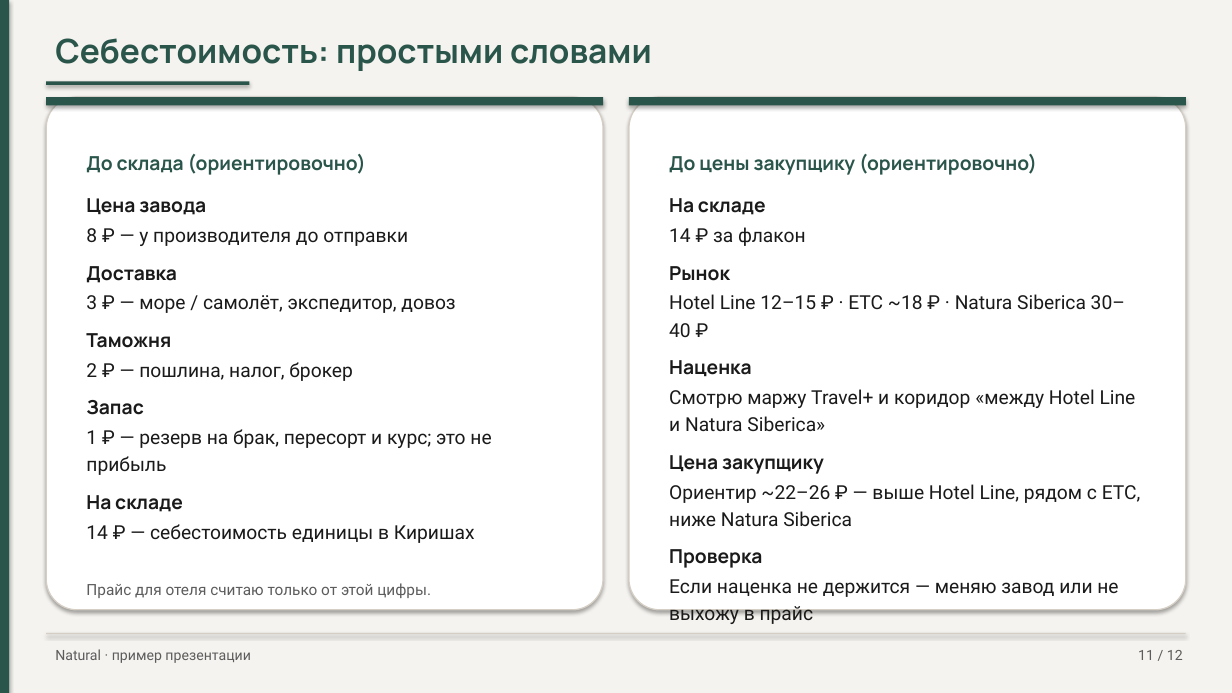
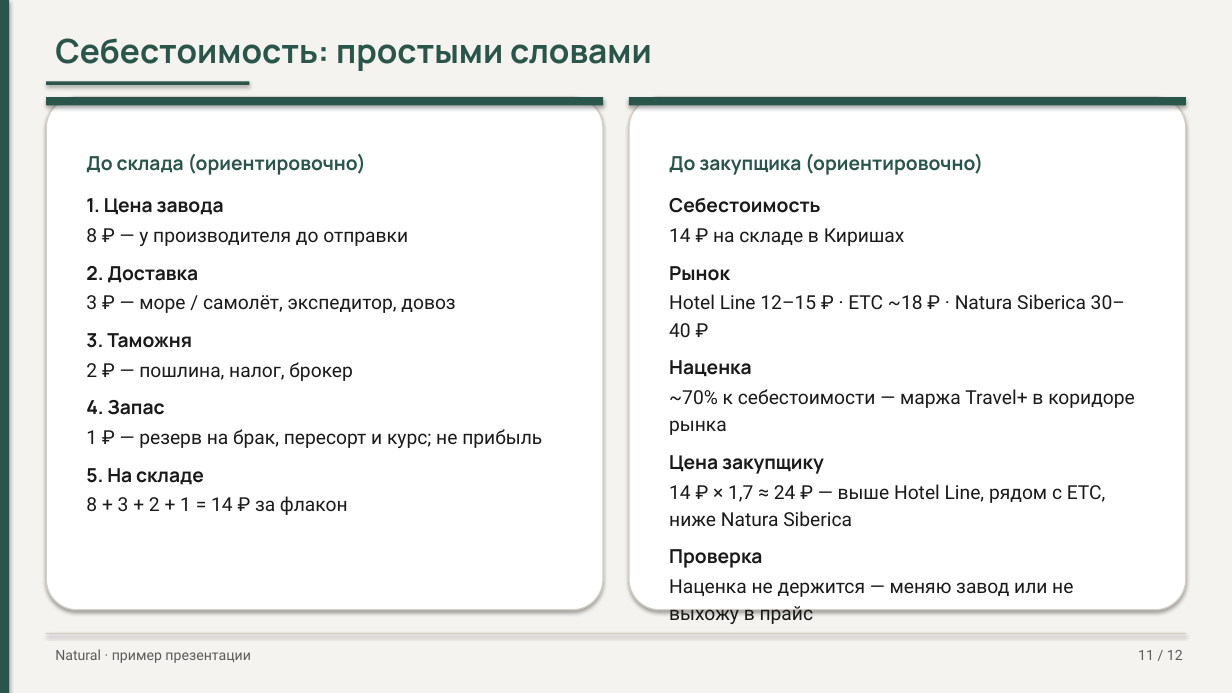
Before and after one commit to pagasbot-coder/Banya-Digital, a slide deck: slide 11 of knowledge-base/presentation-travelplus-interview.pptx. Drawn at 1232x693 pixels with LibreOffice and Linux fonts; fonts in the diff are those of the drawing. Boxes give left, top, right and bottom in pixels: in the first picture for what was removed or moved away, otherwise in the second. Text is boxed around its words. In the diff, an @@ line names an element or a change of style, - is before the commit and + after.

```diff
--- a/knowledge-base/presentation-travelplus-interview.pptx
+++ b/knowledge-base/presentation-travelplus-interview.pptx
@@ text at (x1=669, y1=154, x2=983, y2=246): text changed; text colour #2A554A to #1A1A1A @@
-До цены закупщику (ориентировочно)
-На складе
-14 ₽ за флакон
+До закупщика (ориентировочно)
+Себестоимость
+14 ₽ на складе в Киришах
@@ text at (x1=86, y1=198, x2=224, y2=215): text changed @@
-Цена завода
+1. Цена завода
@@ text at (x1=86, y1=266, x2=199, y2=283): text changed @@
-Доставка
+2. Доставка
@@ text at (x1=86, y1=333, x2=192, y2=348): text changed @@
-Таможня
+3. Таможня
@@ text at (x1=669, y1=389, x2=1135, y2=435): text changed @@
-Смотрю маржу Travel+ и коридор «между Hotel Line и Natura Siberica»
+~70% к себестоимости — маржа Travel+ в коридоре рынка
@@ text at (x1=86, y1=400, x2=542, y2=515): text changed @@
-Запас
-1 ₽ — резерв на брак, пересорт и курс; это не прибыль
-На складе
-14 ₽ — себестоимость единицы в Киришах
-Прайс для отеля считаю только от этой цифры.
+4. Запас
+1 ₽ — резерв на брак, пересорт и курс; не прибыль
+5. На складе
+8 + 3 + 2 + 1 = 14 ₽ за флакон
@@ text at (x1=669, y1=484, x2=1106, y2=526): text changed @@
-Ориентир ~22–26 ₽ — выше Hotel Line, рядом с ЕТС, ниже Natura Siberica
+14 ₽ × 1,7 ≈ 24 ₽ — выше Hotel Line, рядом с ЕТС, ниже Natura Siberica
@@ text at (x1=669, y1=579, x2=1073, y2=596): text changed @@
-Если наценка не держится — меняю завод или не выхожу в прайс
+Наценка не держится — меняю завод или не выхожу в прайс
```
Also in this commit, not shown: 3 other files.
